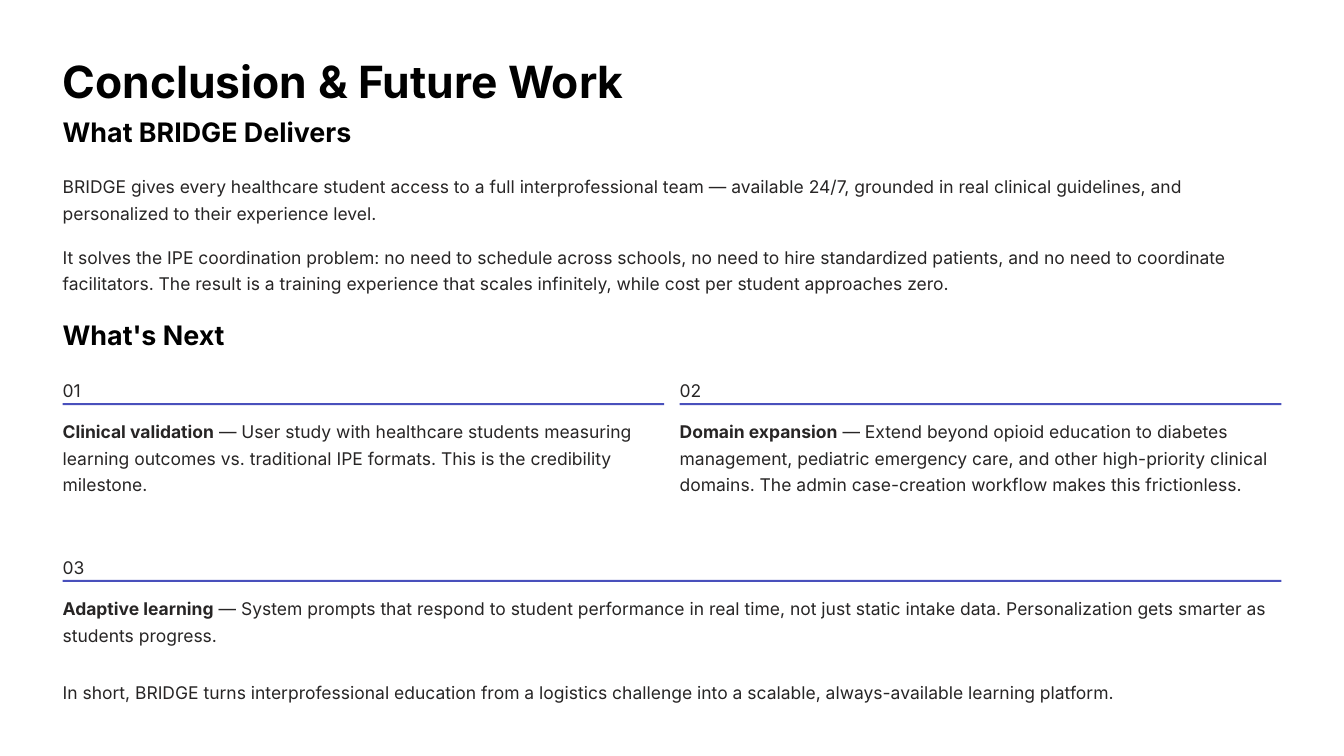
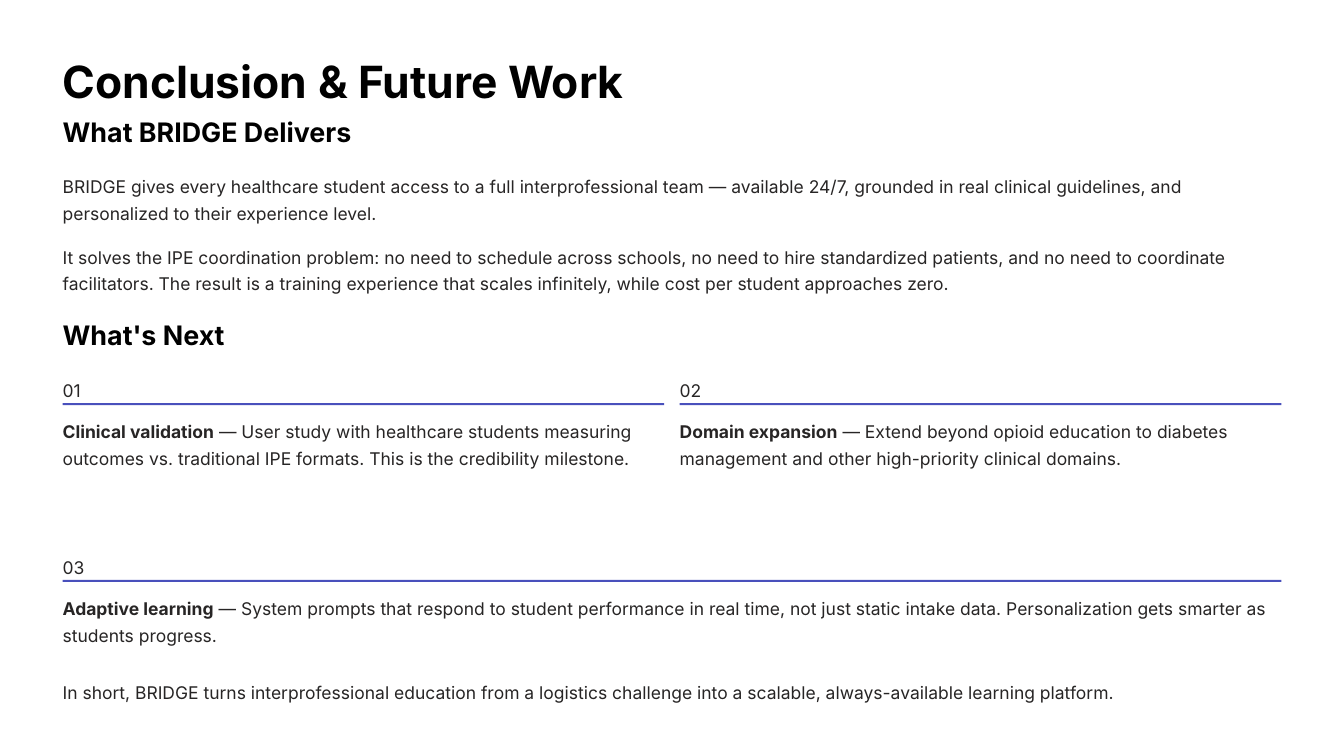
Before and after one commit to Anusha-raju/spring-2026-group1, a slide deck: slide 10 of presentation/bridge.pptx. Drawn at 1344x756 pixels with LibreOffice and Linux fonts; fonts in the diff are those of the drawing; background and template pictures are left out. Boxes give left, top, right and bottom in pixels: in the first picture for what was removed or moved away, otherwise in the second. Text is boxed around its words. In the diff, an @@ line names an element or a change of style, - is before the commit and + after.

```diff
--- a/presentation/bridge.pptx
+++ b/presentation/bridge.pptx
@@ text at [63, 424, 631, 469]: text changed @@
-Clinical validation — User study with healthcare students measuring learning outcomes vs. traditional IPE formats. This is the credibility milestone.
+Clinical validation — User study with healthcare students measuring outcomes vs. traditional IPE formats. This is the credibility milestone.
@@ text at [680, 424, 1228, 469]: text changed @@
-Domain expansion — Extend beyond opioid education to diabetes management, pediatric emergency care, and other high-priority clinical domains. The admin case-creation workflow makes this frictionless.
+Domain expansion — Extend beyond opioid education to diabetes management and other high-priority clinical domains.
```
Also in this commit, not shown: 4 other slides changed.
